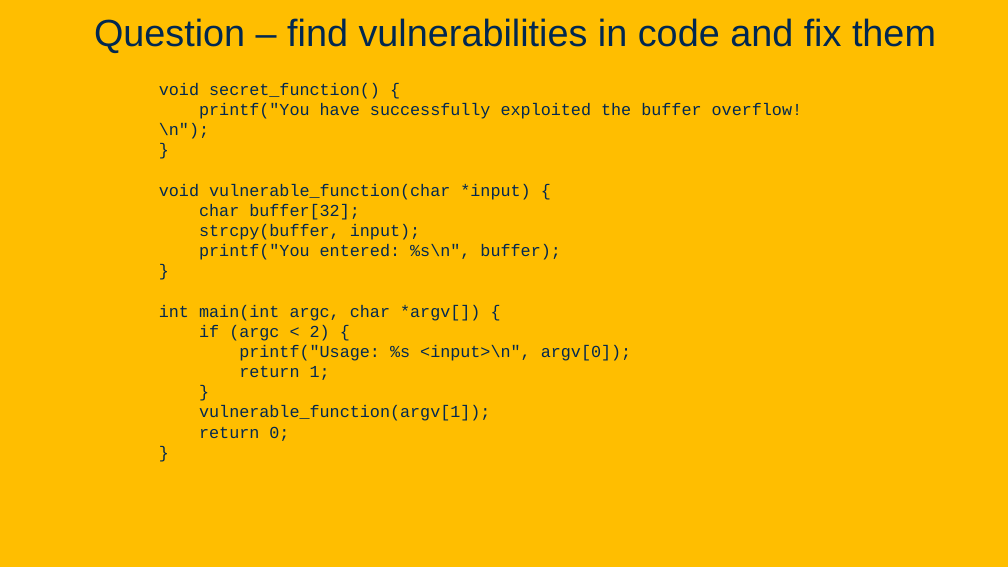
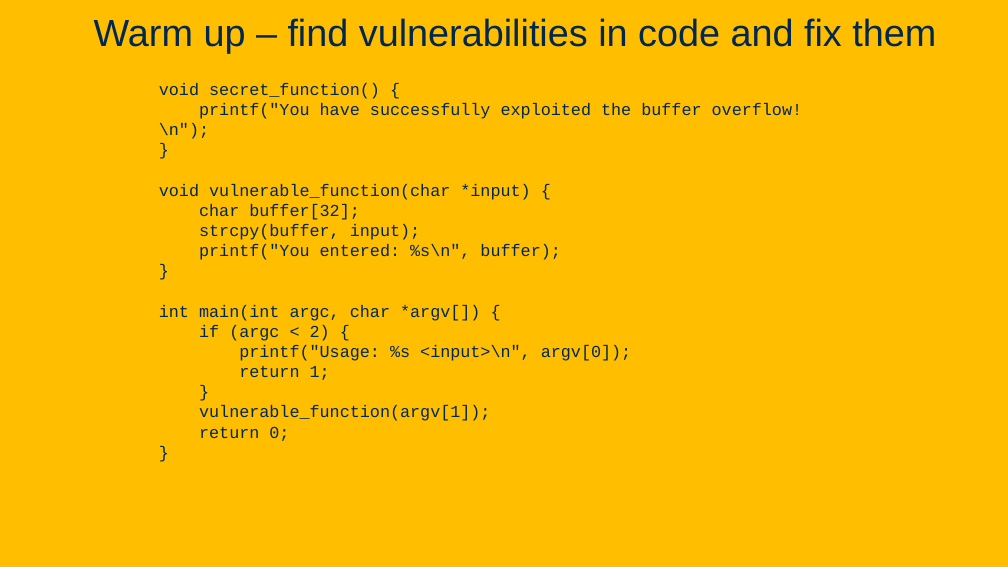
Before and after one commit to davsec-teaching/ecs160-f25, a slide deck: slide 127 of slides/9_software_security.pptx (slide 125 before the commit). Drawn at 1008x567 pixels with LibreOffice and Linux fonts; fonts in the diff are those of the drawing; background and template pictures are left out. Boxes give left, top, right and bottom in pixels: in the first picture for what was removed or moved away, otherwise in the second. Text is boxed around its words. In the diff, an @@ line names an element or a change of style, - is before the commit and + after.

```diff
--- a/slides/9_software_security.pptx
+++ b/slides/9_software_security.pptx
@@ title at (x1=94, y1=18, x2=936, y2=53): text changed @@
-Question – find vulnerabilities in code and fix them
+Warm up – find vulnerabilities in code and fix them
```
Also in this commit, not shown: 6 other slides changed, 2 slides added.
